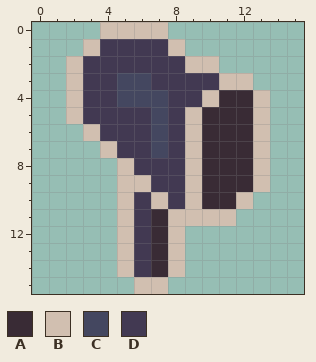
Pixel-art file -- src/assets/art/mailboxes.aseprite. The picture above was drawn from the file before the commit.
16x16 pixels, 1 frame.
Palette (. is transparent): A #392b35  B #d1bfb0  C #444760  D #423952
Pixels before, first column x 2:
 0 ..BBBB......
 1 .BDDDDB.....
 2 BDDDDDDBB...
 3 BDDCCDDDDBB.
 4 BDDCCCDDBAAB
 5 BDDDDCDBAAAB
 6 .BDDDCDBAAAB
 7 ..BDDCDBAAAB
 8 ...BDDDBAAAB
 9 ...BBDDBAAAB
10 ...BDBDBAAB.
11 ...BDABBBB..
12 ...BDAB.....
13 ...BDAB.....
14 ...BDAB.....
15 ....BB......
New version:
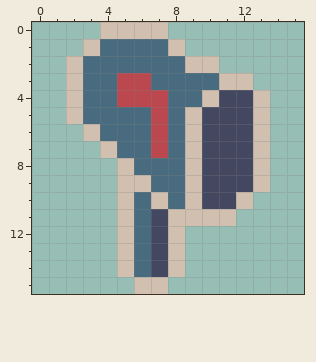
Changes in this commit:
colour A: #392b35 -> #444760
colour C: #444760 -> #bb474f
colour D: #423952 -> #486b7f
Changed places in both pictures, as pixel boxes (x1, y1, x2, y2):
changed: (83, 39, 253, 277)
